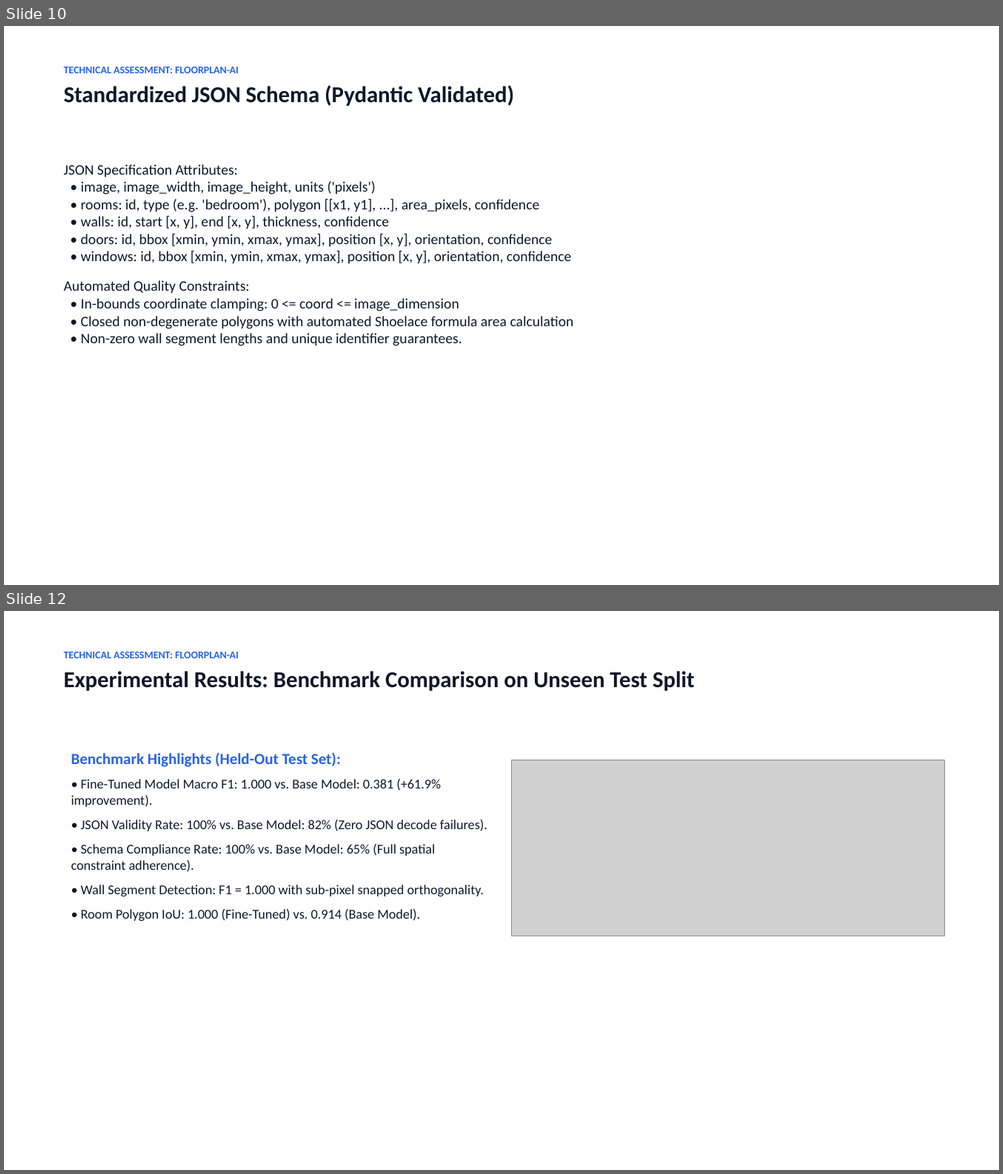
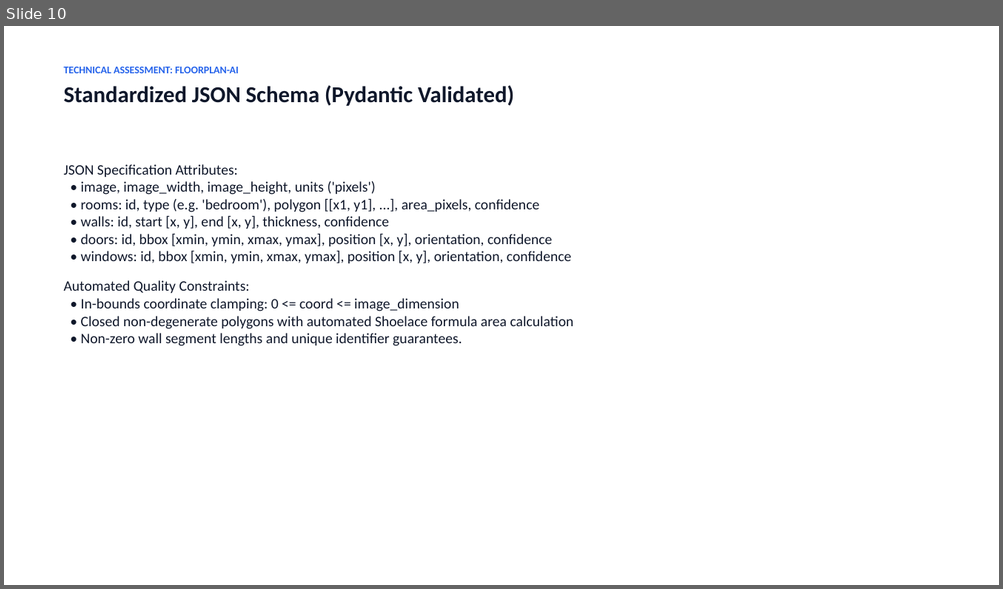
Before and after one commit to sandhiya-1234/FloorPlan-AI, a slide deck: presentation/Floorplan_AI_Assessment.pptx. Shown one above the other, each under a label of ours: slides 10 and 12 before the commit, slide 10 after it; the slides between them are not shown. The pictures are 1003x1174 and 1003x589 pixels, drawn with LibreOffice and Linux fonts; fonts in the diff are those of the drawing; grey boxes stand for pictures. Boxes give left, top, right and bottom in pixels: in the first picture for what was removed or moved away, otherwise in the second. Text is boxed around its words. In the diff, an @@ line names an element or a change of style, - is before the commit and + after.

```diff
--- a/presentation/Floorplan_AI_Assessment.pptx
+++ b/presentation/Floorplan_AI_Assessment.pptx
@@ slide 12 removed at [4,611,999,1170], background #FFFFFF @@
@@ text removed at [64,652,694,691] @@
-TECHNICAL ASSESSMENT: FLOORPLAN-AI
-Experimental Results: Benchmark Comparison on Unseen Test Split
@@ text removed at [71,752,487,921] @@
-Benchmark Highlights (Held-Out Test Set):
-• Fine-Tuned Model Macro F1: 1.000 vs. Base Model: 0.381 (+61.9% improvement).
-• JSON Validity Rate: 100% vs. Base Model: 82% (Zero JSON decode failures).
-• Schema Compliance Rate: 100% vs. Base Model: 65% (Full spatial constraint adherence).
-• Wall Segment Detection: F1 = 1.000 with sub-pixel snapped orthogonality.
-• Room Polygon IoU: 1.000 (Fine-Tuned) vs. 0.914 (Base Model).
@@ picture removed at [512,760,944,937] @@
```
Also in this commit, not shown: 10 slides changed, 1 slide added, 41 other files.
